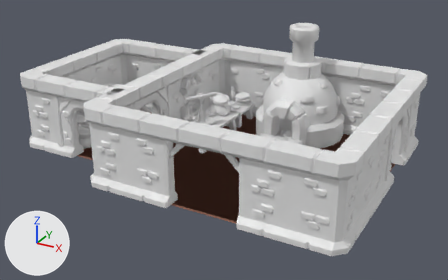
One commit to the Blender file assets/levels/bakery-interior.blend: the scene before it, then after it.
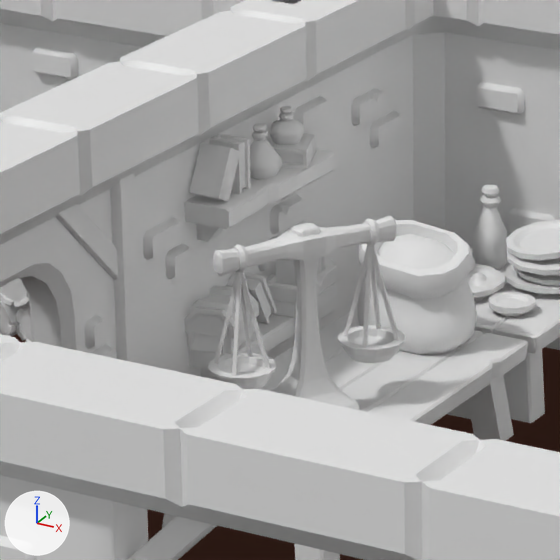
Each version appears first whole from a 50 mm camera at (3.05, -6.13, 3.49) aimed at (-0.55, 0.41, 0.22), and next in a close-up on the part from 33% to 55% of the width and 19% to 54% of the height. Lighting does not change. The marker at lower left points along +X, +Y and +Z. The first two pictures are the older version.

Names of what the first close-up shows: 'Food_Flour_2-col', 'Scales_8-col', 'Wood_Log_Stack_32-col', 'table_long_9-col', 'table_medium_decorated_A_10-col', 'template-floor-col_11-col', 'wall_13-col', 'wall_16-col', 'wall_corner_19-col', 'wall_doorway_scaffold_25-col', 'wall_open_scaffold_28-col', 'wall_shelves_29-col'.
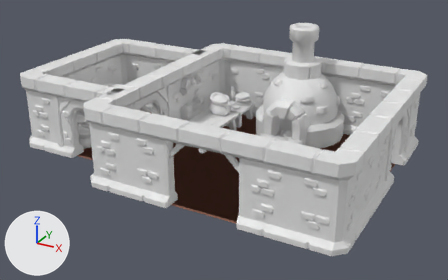
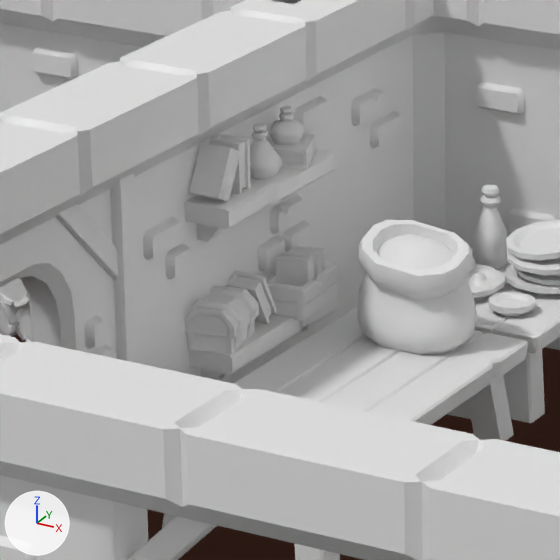
The change, as a diff of the scene's bpy script:
```diff
--- a/assets/levels/bakery-interior.blend.py
+++ b/assets/levels/bakery-interior.blend.py
@@ ob_scales_8_col @@
-ob_scales_8_col = bpy.data.objects.new('Scales_8-col', me_sphere)
-ob_scales_8_col.location = (-1.027, 0.631, 0.246)
-ob_scales_8_col.rotation_euler = (0.0, 0.0, 1.047)  # degrees (0, 0, 60)
-ob_scales_8_col.scale = (0.5, 0.5, 0.5)
```

Boxes [x1, y1, x2, y2] around the edits, measured in the close-ups (560 x 560 px):
'Scales_8-col', deleted
    before: [208, 216, 405, 410]
